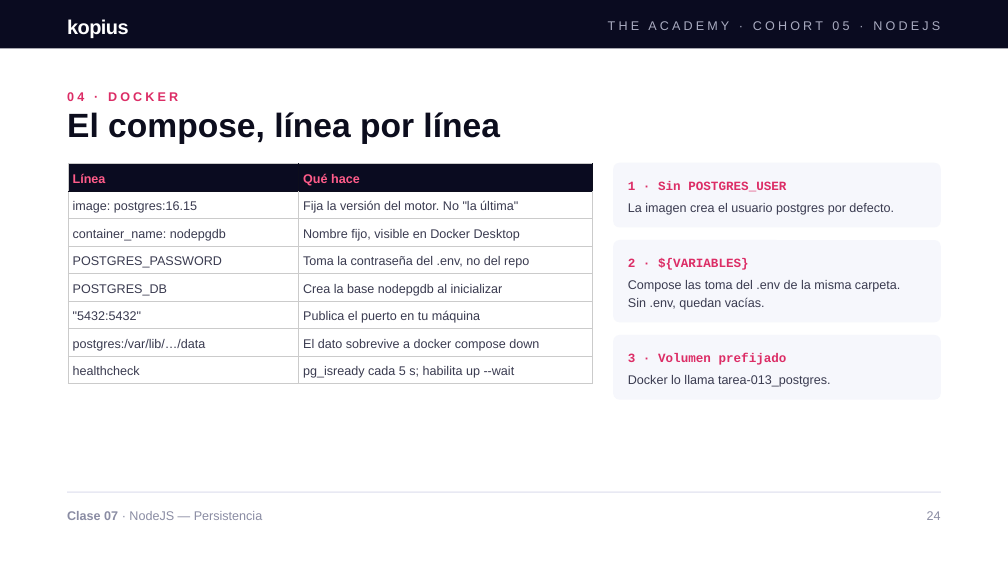
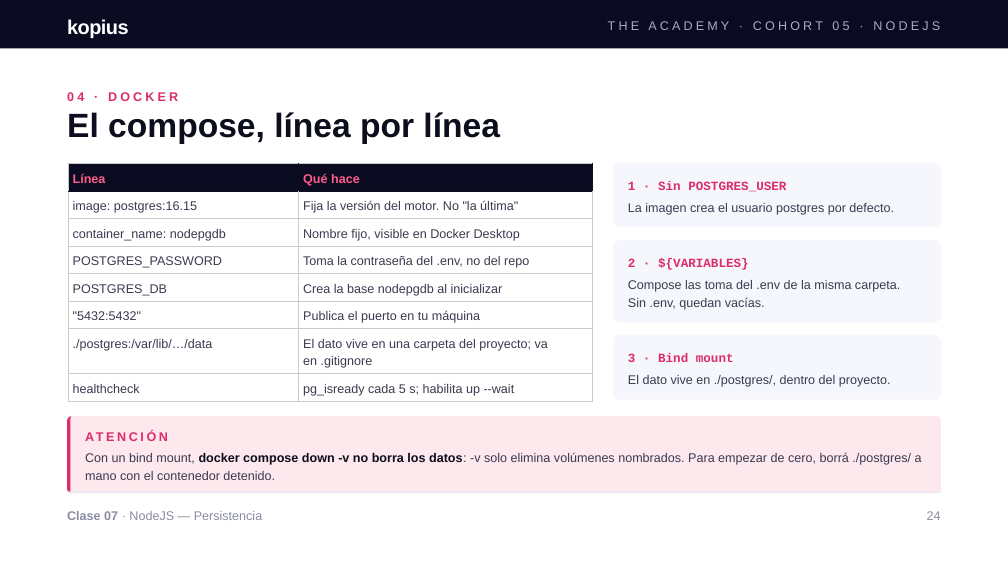
Before and after one commit to aduartekopiustech/node-fullstack-clase-07, a slide deck: slide 24 of docs/Clase_7_de_NodeJS.pptx. Drawn at 1008x567 pixels with LibreOffice and Linux fonts; fonts in the diff are those of the drawing. Boxes give left, top, right and bottom in pixels: in the first picture for what was removed or moved away, otherwise in the second. Text is boxed around its words. In the diff, an @@ line names an element or a change of style, - is before the commit and + after.

```diff
--- a/docs/Clase_7_de_NodeJS.pptx
+++ b/docs/Clase_7_de_NodeJS.pptx
@@ table at (68, 164, 592, 402) @@
-row 7, column 1: postgres:/var/lib/…/data
+row 7, column 1: ./postgres:/var/lib/…/data
-row 7, column 2: El dato sobrevive a docker compose down
+row 7, column 2: El dato vive en una carpeta del proyecto; va en .gitignore
@@ text at (628, 353, 734, 362): text changed @@
-3 · Volumen prefijado
+3 · Bind mount
@@ text at (628, 375, 891, 387): text changed @@
-Docker lo llama tarea-013_postgres.
+El dato vive en ./postgres/, dentro del proyecto.
@@ rounded rectangle added at (67, 416, 941, 493), fill #FDE8EE @@
@@ freeform shape added at (67, 416, 941, 493), fill #DC2D66 @@
@@ text added at (85, 426, 951, 446), 12 pt, text #DC2D66, bold @@
+ATENCIÓN
@@ text added at (85, 452, 922, 480), 12 pt, text #3A3B50 @@
+Con un bind mount, docker compose down -v no borra los datos: -v solo elimina volúmenes nombrados. Para empezar de cero, borrá ./postgres/ a mano con el contenedor detenido.
```
Also in this commit, not shown: 16 other slides changed, 6 slides added, 1 slide removed.
